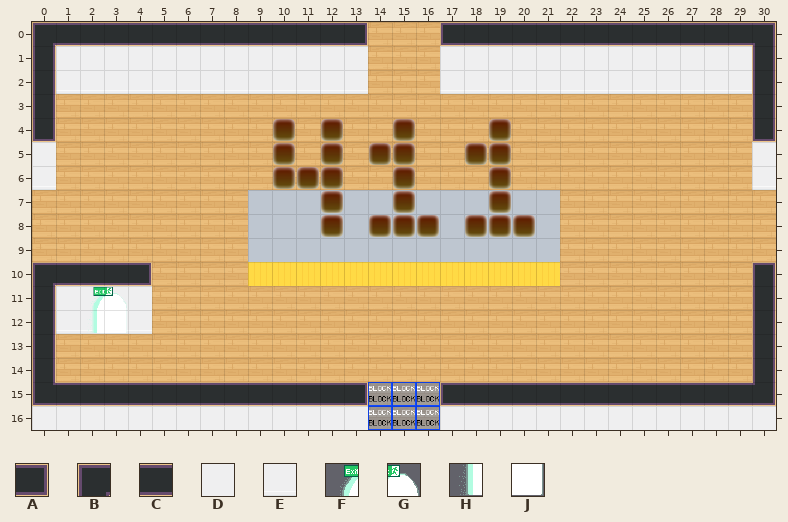
Tiled map (JSON) -- dist/map/411.json. That is the earlier state.
Cells are 32x32 px. Shown: x 0..30, y 0..16.
Key: from "tileset5_export": A 47, B 48, C 56, D 62, E 72; from "worldExit": F 0, G 1, H 2, J 3.
_ is an empty cell.
Layers that did not change in this view are not listed.
Layer "walltest" before, first column x 0:
 4 _______
 5 _______
 6 _______
 7 _______
 8 _______
 9 _______
10 BCCCA__
11 _DDDD__
12 _EEEE__
13 _______
14 _______
15 _______
16 _______
After the commit:
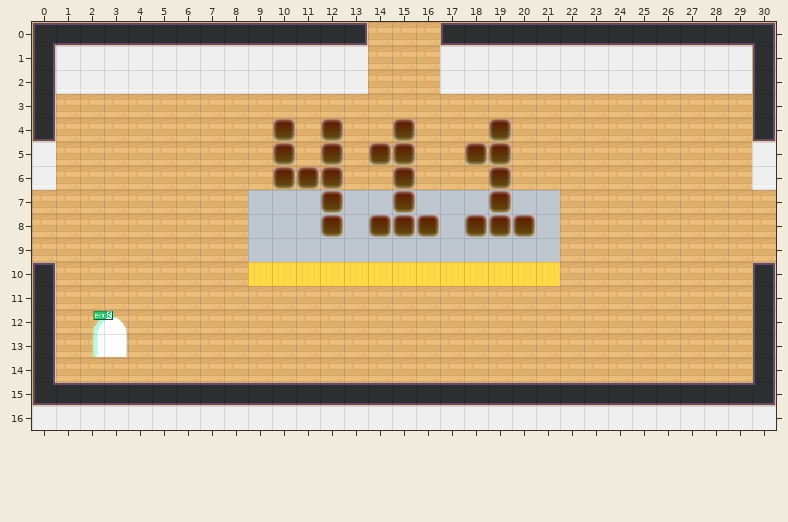
Tiles of an added or newly shown layer are drawn over the layers below it.
What changed:
Layer "walltest":
y 10: x 0..4 BCCCA -> _____
y 11: x 1..4 DDDD -> ____
y 12: x 1..4 EEEE -> ____
Layer "door-south" (now shown):
y 15: x 13..17 _____ -> CCCCC
y 16: x 14..16 ___ -> DDD
Layer "LOBBYx":
y 11: x 2..3 FG -> __
y 12: x 2..3 HJ -> FG
y 13: x 2..3 __ -> HJ
Boxes around the changes in both pictures, in picture pixels (x1, y1, x2, y2):
changed: (53, 262, 152, 357)
added: (365, 382, 443, 430)
